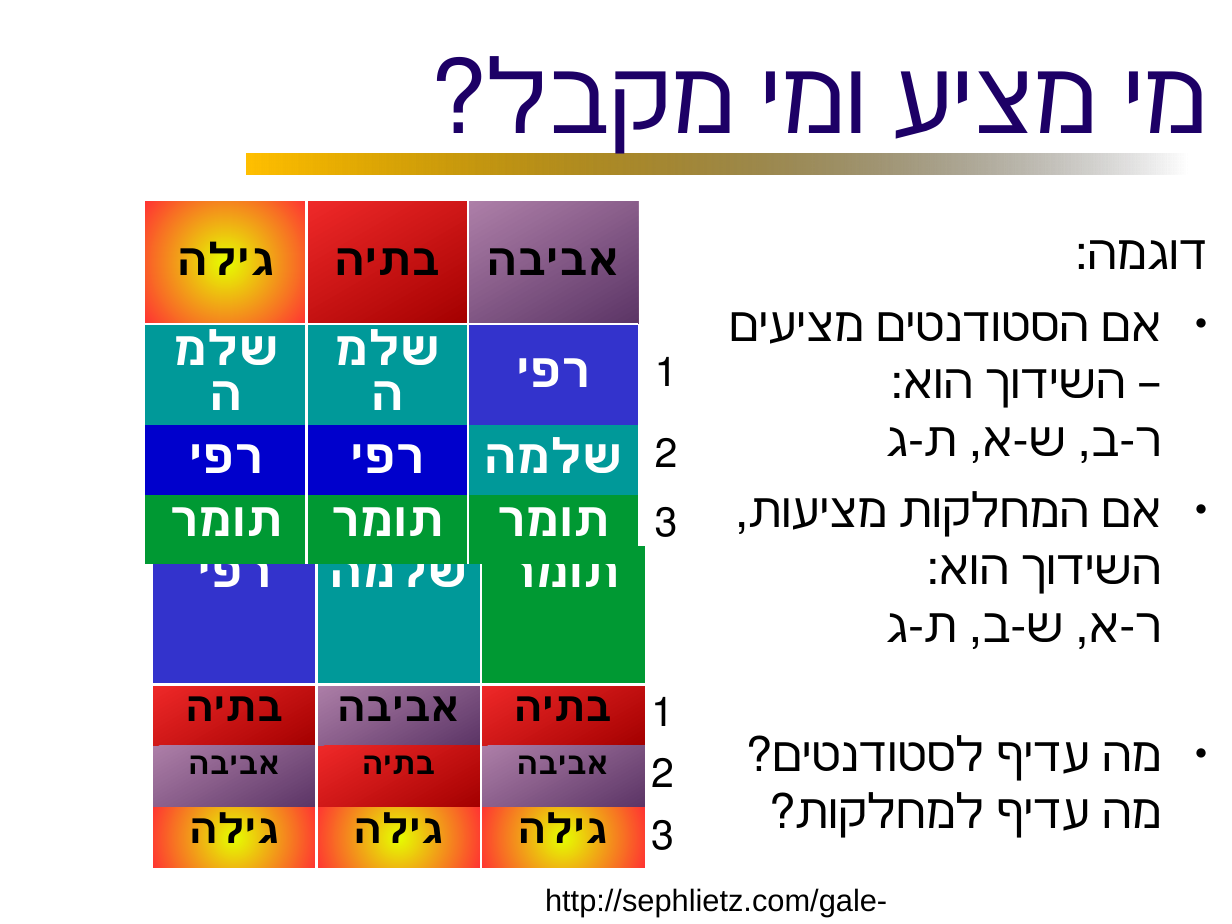
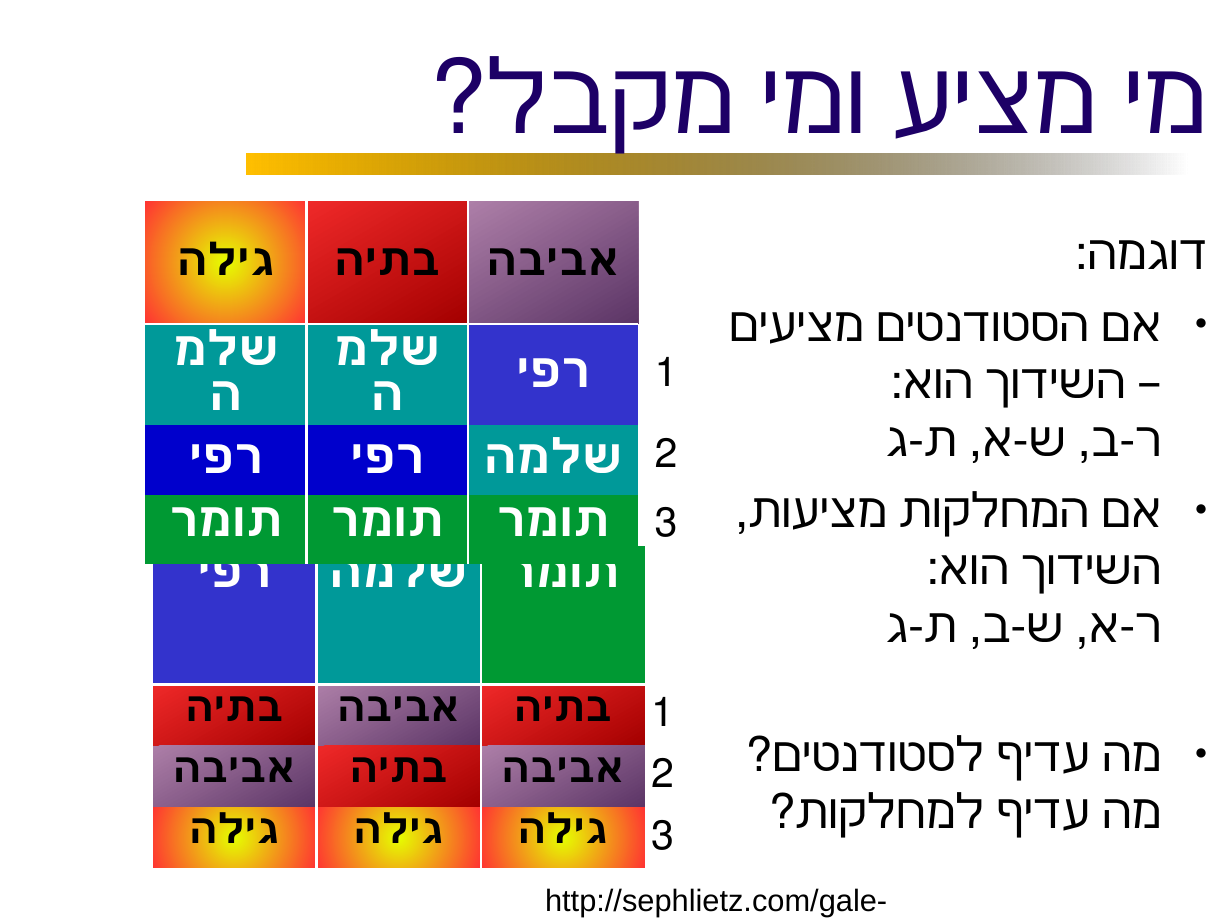
Before and after one commit to erelsgl-at-ariel/algorithms-5786, a slide deck: slide 18 of 11-matching/old/slides.odp. Drawn at 1232x924 pixels with LibreOffice and Linux fonts; fonts in the diff are those of the drawing. Boxes give left, top, right and bottom in pixels: in the first picture for what was removed or moved away, otherwise in the second. Text is boxed around its words. In the diff, an @@ line names an element or a change of style, - is before the commit and + after.

```diff
--- a/11-matching/old/slides.odp
+++ b/11-matching/old/slides.odp
@@ table at bbox=[152, 546, 684, 869] @@
@@ size 18 to 24 pt in "אביבה", "בתיה", "אביבה" @@
```
Also in this commit, not shown: 1 other slide changed, 3 other files.
